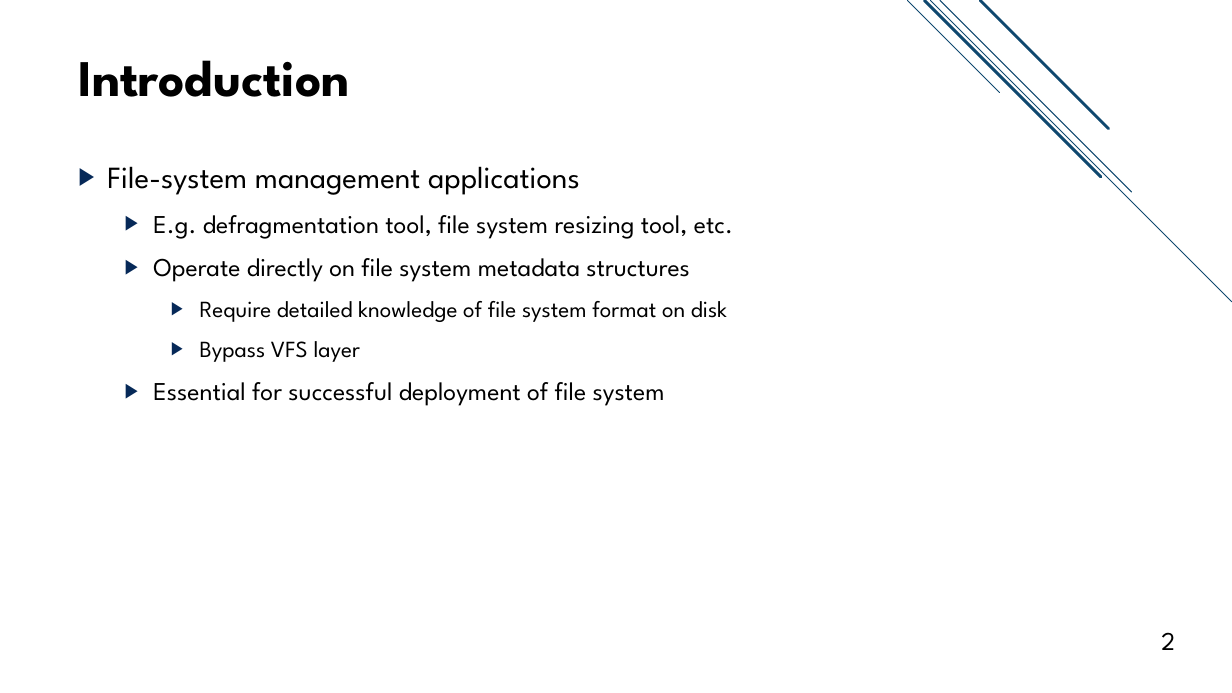
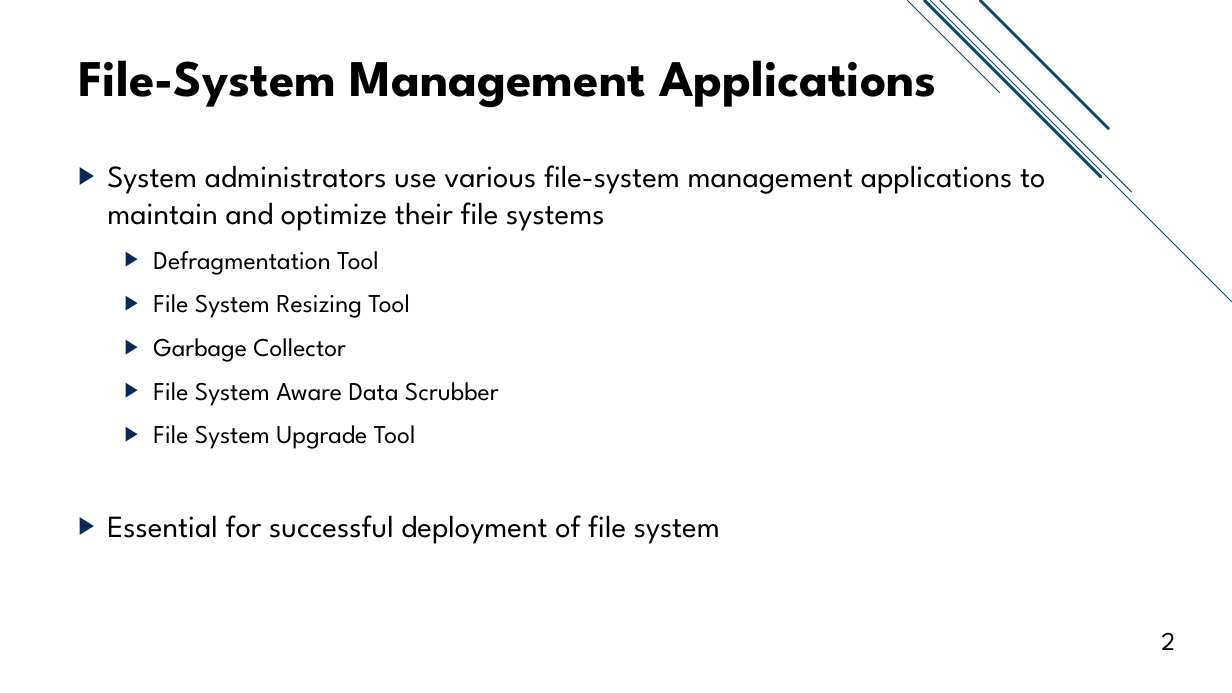
Before and after one commit to jacksun007/evfs-paper, a slide deck: slide 2 of slide/evfs_talk.pptx. Drawn at 1232x693 pixels with LibreOffice and Linux fonts; fonts in the diff are those of the drawing. Boxes give left, top, right and bottom in pixels: in the first picture for what was removed or moved away, otherwise in the second. Text is boxed around its words. In the diff, an @@ line names an element or a change of style, - is before the commit and + after.

```diff
--- a/slide/evfs_talk.pptx
+++ b/slide/evfs_talk.pptx
@@ title at (78, 60, 937, 108): text changed @@
-Introduction
+File-System Management Applications
@@ text at (107, 165, 1045, 449): text changed @@
-▶ File-system management applications
-  ▶ E.g. defragmentation tool, file system resizing tool, etc.
-  ▶ Operate directly on file system metadata structures
-    ▶ Require detailed knowledge of file system format on disk
-    ▶ Bypass VFS layer
+▶ System administrators use various file-system management applications to maintain and optimize their file systems
+  ▶ Defragmentation Tool
+  ▶ File System Resizing Tool
+  ▶ Garbage Collector
+  ▶ File System Aware Data Scrubber
+  ▶ File System Upgrade Tool
@@ text at (107, 515, 720, 544): size 20 to 24 pt in "Essential for successful deployment of file system"; list level 2 to 1 in "Essential for successful deployment of ..." @@
```
Also in this commit, not shown: 6 other slides changed, 1 slide added, 3 slides removed.
